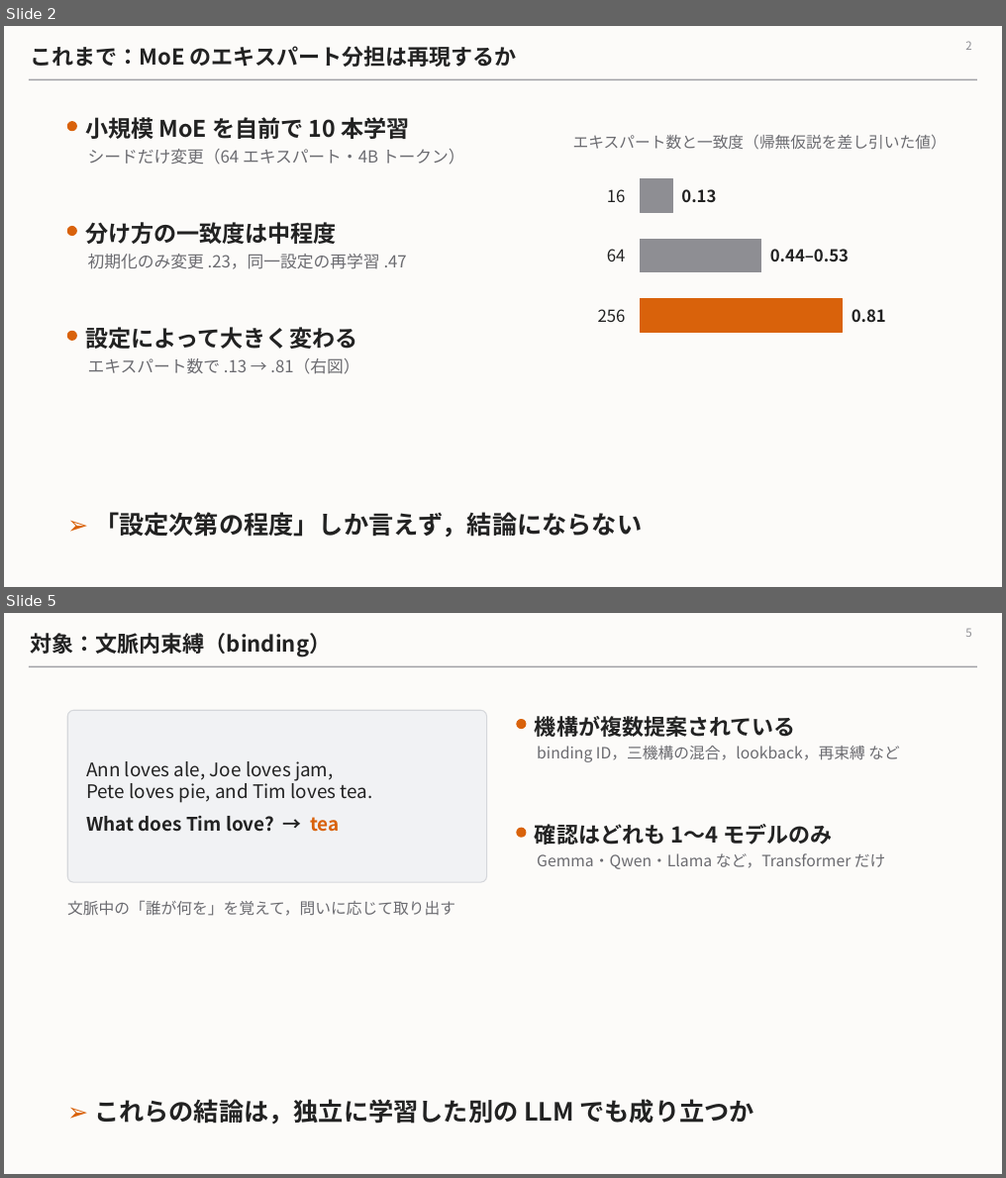
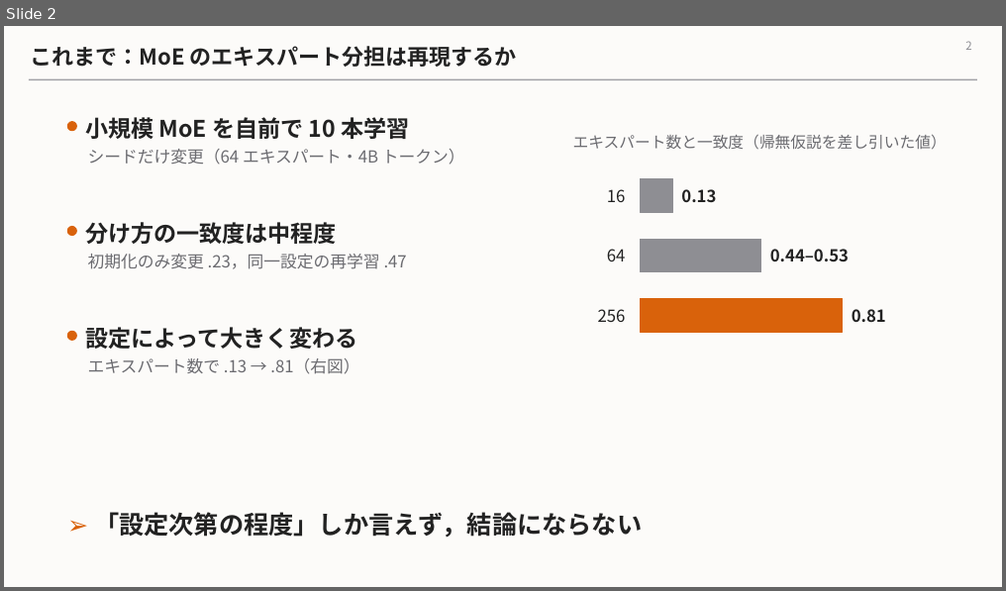
Before and after one commit to Nhckdvrl/ssn-group-papaer, a slide deck: workbench/mechanism-population-dynamics/zemi_2026-11.pptx. Shown one above the other, each under a label of ours: slides 2 and 5 before the commit, slide 2 after it; the slides between them are not shown. The pictures are 1006x1178 and 1006x591 pixels, drawn with LibreOffice and Linux fonts; fonts in the diff are those of the drawing. Boxes give left, top, right and bottom in pixels: in the first picture for what was removed or moved away, otherwise in the second. Text is boxed around its words. In the diff, an @@ line names an element or a change of style, - is before the commit and + after.

```diff
--- a/workbench/mechanism-population-dynamics/zemi_2026-11.pptx
+++ b/workbench/mechanism-population-dynamics/zemi_2026-11.pptx
@@ slide 5 removed at box(4, 613, 1002, 1174), background #FCFBF9; not listed: 1 template element that a slide beside it also shows @@
@@ title removed at box(30, 633, 331, 658) @@
-対象：文脈内束縛（binding）
@@ page number removed at box(965, 628, 971, 637) @@
-5
@@ rounded rectangle removed at box(67, 710, 487, 882) @@
@@ ellipse removed at box(517, 719, 526, 728) @@
@@ text removed at box(535, 716, 796, 737) @@
-機構が複数提案されている
@@ text removed at box(537, 746, 899, 762) @@
-binding ID，三機構の混合，lookback，再束縛 など
@@ text removed at box(86, 761, 373, 832) @@
-Ann loves ale, Joe loves jam,
-Pete loves pie, and Tim loves tea.
-What does Tim love? → tea
@@ ellipse removed at box(517, 828, 526, 837) @@
@@ text removed at box(535, 824, 832, 845) @@
-確認はどれも 1〜4 モデルのみ
@@ text removed at box(537, 854, 885, 869) @@
-Gemma・Qwen・Llama など，Transformer だけ
@@ text removed at box(67, 900, 455, 916) @@
-文脈中の「誰が何を」を覚えて，問いに応じて取り出す
@@ text removed at box(94, 1099, 754, 1125) @@
-➢ これらの結論は，独立に学習した別の LLM でも成り立つか
```
Also in this commit, not shown: 1 slide changed, 7 slides added, 5 other slides removed.
